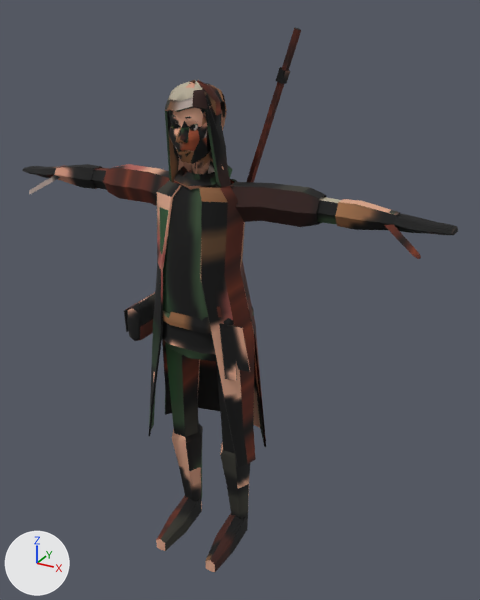
Two versions of the glTF model assets/verse/characters/original/alice/alice.lod3.gltf, one commit apart.
Both versions are drawn from a 50 mm lens placed at (1.149, -1.812, 1.988), pointed at (0.094, 0.107, 1.029). Lighting does not change. The marker at lower left points along +X, +Y and +Z. The picture after the commit comes second. Vertices at exactly the same position are counted once.

In view in the first picture: 'Alice'.
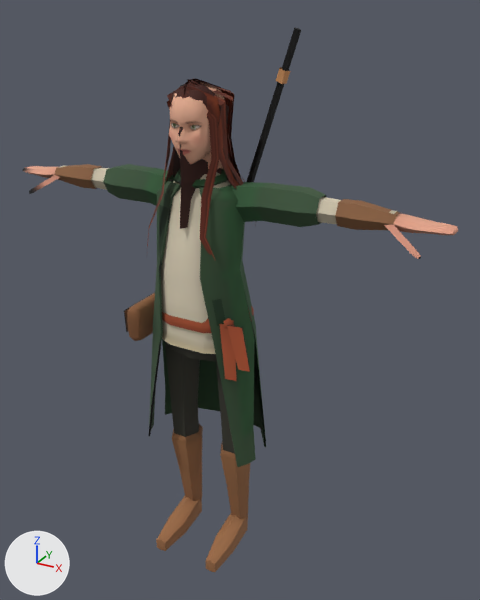
Changed parts and their boxes (x1, y1, x2, y2) in the pictures (480 x 600 px; the box of a moved part takes in the faces that stretch with it):
part 1 of me_alice, added (red)
    after: (184, 90, 219, 259)
part 2 of me_alice, added
    after: (191, 79, 253, 222)
part 3 of me_alice, added
    after: (222, 89, 230, 153)
part 4 of me_alice, added
    after: (165, 84, 186, 183)
part 5 of me_alice, moved or reshaped
    before: (153, 80, 231, 346)
    after: (147, 78, 243, 346)
part 6 of me_alice, surface changed
    both: (22, 28, 458, 572)

The edits, one by one:
Material 'alice_hair' (mat_alice_hair) is new.
Uses the picture img_alice_basecolor.
me_alice is used by ob_alice; location (0.0, 0.0, 0.0).
me_alice had 1619 vertices, 2574 faces and spanned x -0.82..0.82, y -0.17..0.22, z 0.0..1.93.
me_alice now has 1624 vertices, 2476 faces and spans x -0.82..0.82, y -0.17..0.22, z 0.0..1.93.
me_alice part 1: a new loose piece of 14 vertices spanning x 0.0..0.15, y -0.13..-0.02, z 1.21..1.76, in mat_alice_hair.
me_alice part 2: a new loose piece of 14 vertices spanning x -0.01..0.15, y -0.04..0.13, z 1.28..1.79, in mat_alice_hair.
me_alice part 3: a new loose piece of 14 vertices spanning x -0.01..0.06, y -0.02..0.15, z 1.26..1.79, in mat_alice_hair.
me_alice part 4: a new loose piece of 14 vertices spanning x -0.19..0.0, y -0.06..0.06, z 1.28..1.78, in mat_alice_hair.
me_alice part 5: 39 vertices moved from x -0.08..0.08, y -0.13..-0.01, z 1.19..1.79 to x -0.08..0.08, y -0.13..0.0, z 1.19..1.79; 345 vertices removed from x -0.12..0.12, y -0.11..0.09, z 1.28..1.79; 288 vertices added at x -0.18..0.19, y -0.15..0.16, z 1.2..1.79.
me_alice part 6: 1740 kept faces spanning x -0.82..0.82, y -0.17..0.22, z 0.0..1.93 get new texture (UV) coordinates.
Other edits to the shape of me_alice do not show in these pictures.
me_alice gains material mat_alice_hair.
